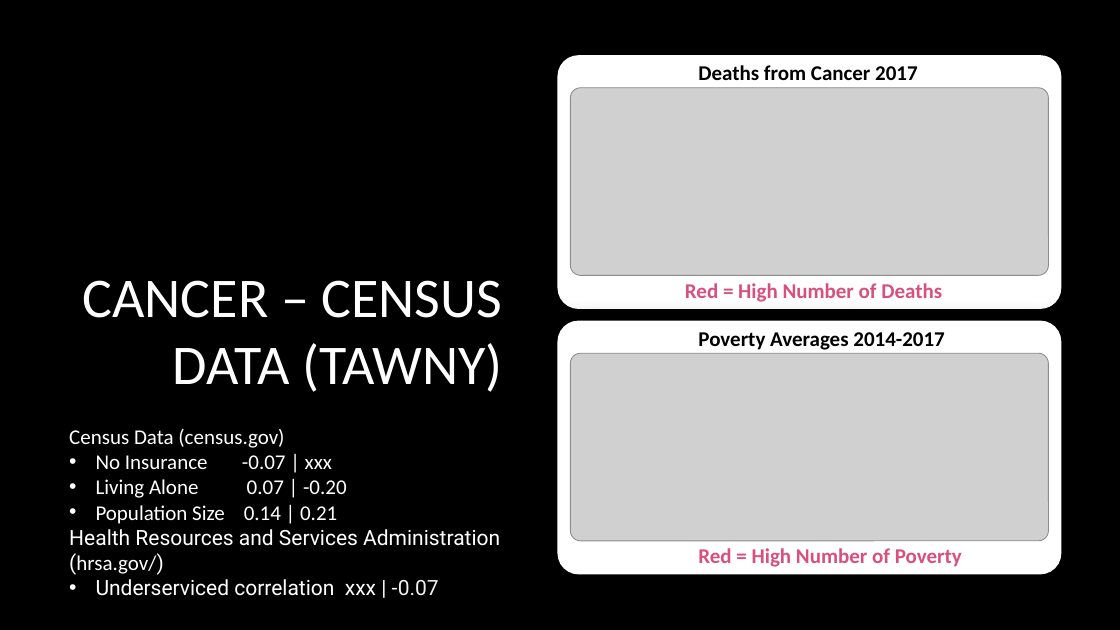
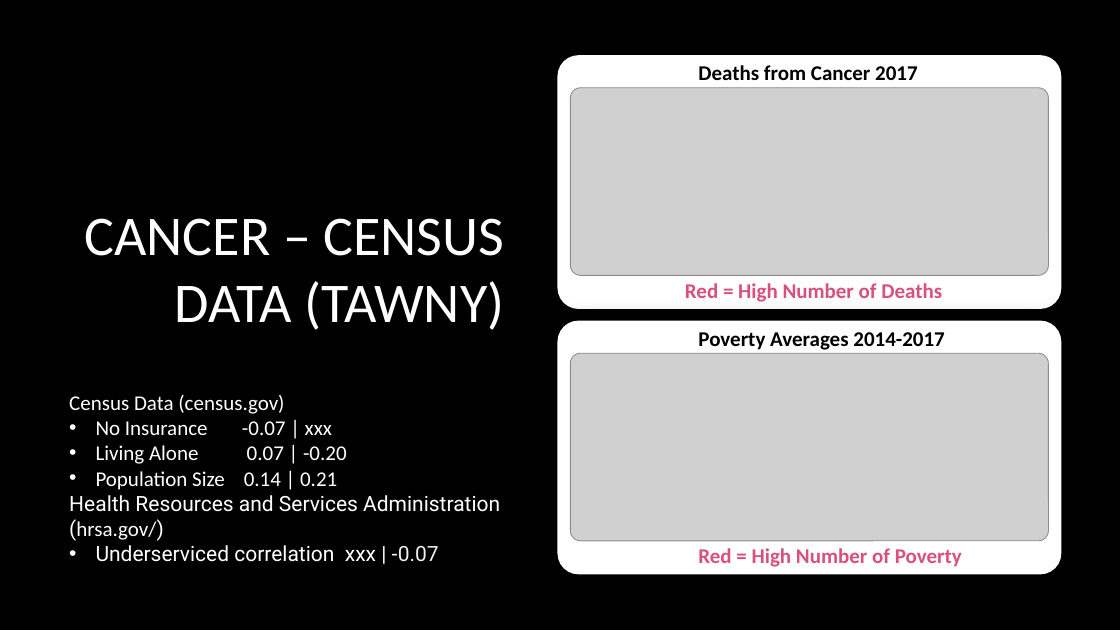
Before and after one commit to Phantogram/Project-BTTV, a slide deck: slide 8 of Project_One_BTTV.pptx. Drawn at 1120x630 pixels with LibreOffice and Linux fonts; fonts in the diff are those of the drawing; grey boxes stand for pictures; background and template pictures are left out. Boxes give left, top, right and bottom in pixels: in the first picture for what was removed or moved away, otherwise in the second. Text is boxed around its words. In the diff, an @@ line names an element or a change of style, - is before the commit and + after.

```diff
--- a/Project_One_BTTV.pptx
+++ b/Project_One_BTTV.pptx
@@ title "CANCER – CENSUS DATA (TAWNY)": place and size @@
-title "CANCER – CENSUS DATA (TAWNY)" at [83, 280, 503, 392]
+title "CANCER – CENSUS DATA (TAWNY)" at [85, 218, 505, 330]
@@ text "Census Data (census.gov)": place and size @@
-text "Census Data (census.gov)" at [69, 429, 500, 596]
+text "Census Data (census.gov)" at [69, 395, 500, 562]
```
Also in this commit, not shown: 8 other slides changed.
